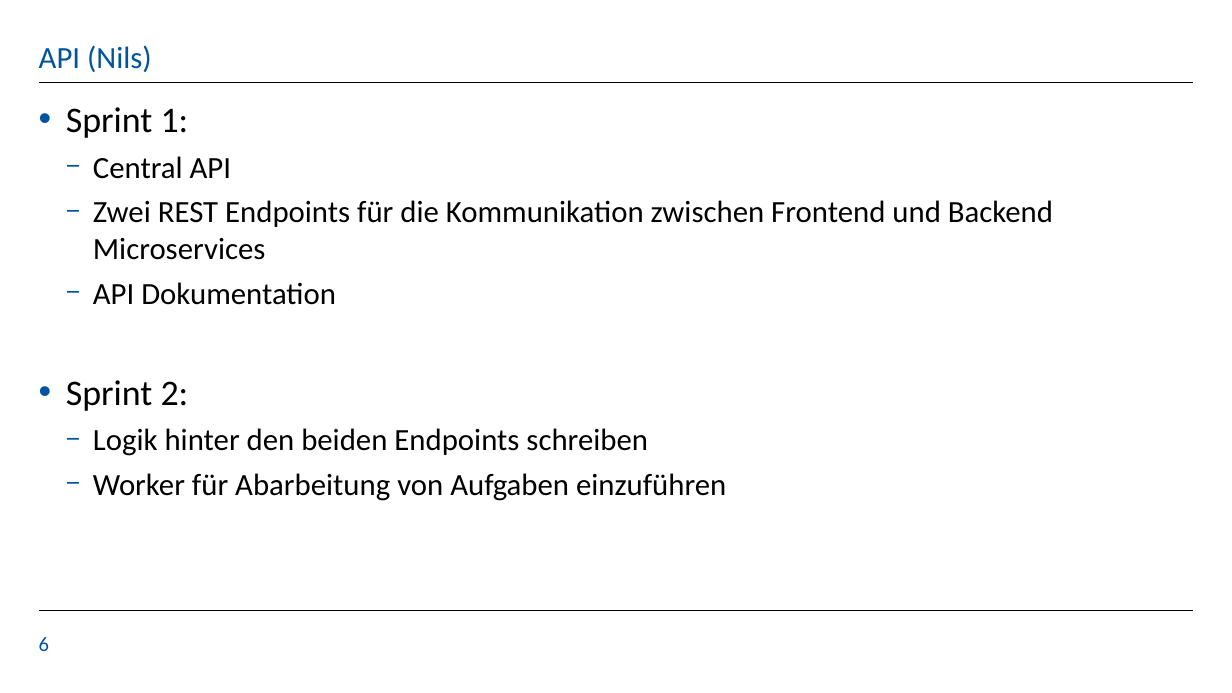
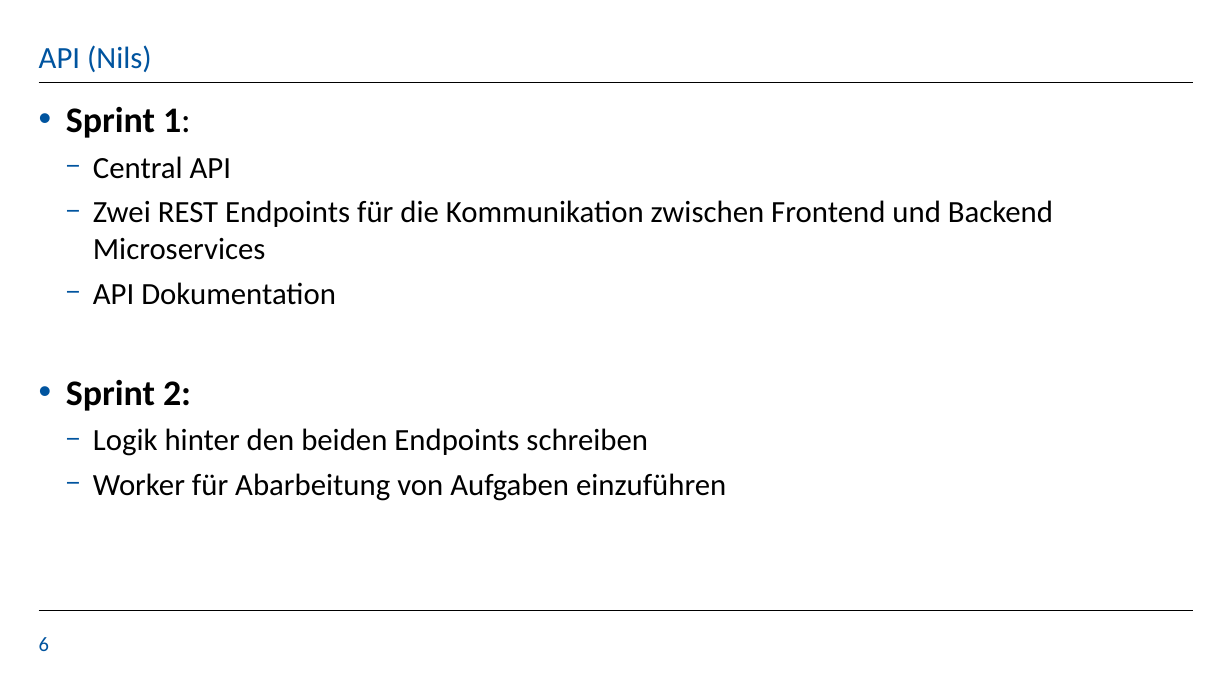
Before and after one commit to KaloyanT/gdis_test_suite, a slide deck: slide 6 of orga/Sprint_2_Presentation.pptx. Drawn at 1232x693 pixels with LibreOffice and Linux fonts; fonts in the diff are those of the drawing; background and template pictures are left out. Boxes give left, top, right and bottom in pixels: in the first picture for what was removed or moved away, otherwise in the second. Text is boxed around its words. In the diff, an @@ line names an element or a change of style, - is before the commit and + after.

Commit message:
Sprint 2 Presentation

```diff
--- a/orga/Sprint_2_Presentation.pptx
+++ b/orga/Sprint_2_Presentation.pptx
@@ text at (66,107,191,411): bold on in "Sprint 1:", "Sprint 2:" @@
```
Also in this commit, not shown: 3 other slides changed.
